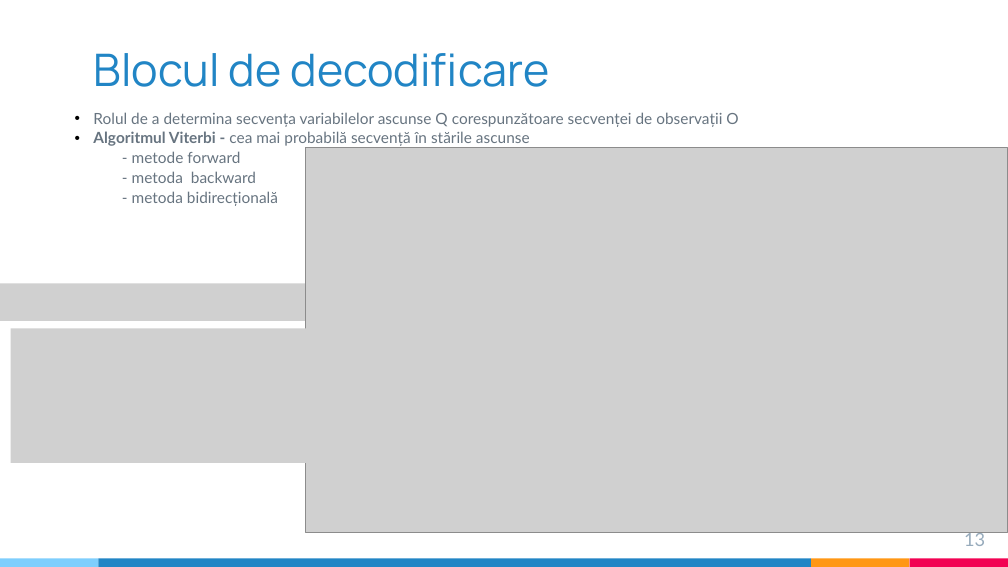
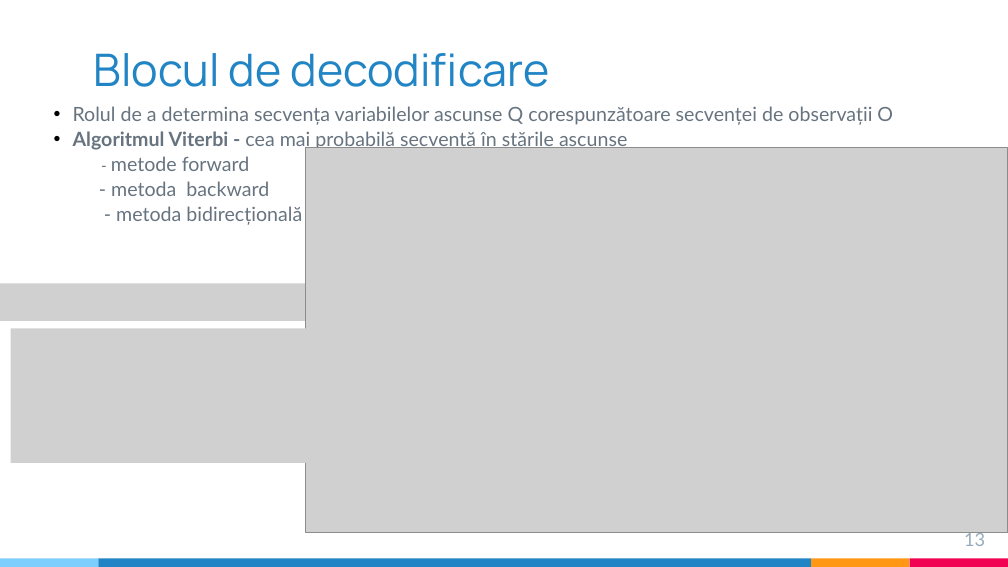
Before and after one commit to ST4NSB/part-of-speech-tagging, a slide deck: slide 13 of docs/pos_tagging_prezentare_Barbulescu.pptx. Drawn at 1008x567 pixels with LibreOffice and Linux fonts; fonts in the diff are those of the drawing; grey boxes stand for pictures. Boxes give left, top, right and bottom in pixels: in the first picture for what was removed or moved away, otherwise in the second. Text is boxed around its words. In the diff, an @@ line names an element or a change of style, - is before the commit and + after.

```diff
--- a/docs/pos_tagging_prezentare_Barbulescu.pptx
+++ b/docs/pos_tagging_prezentare_Barbulescu.pptx
@@ text "Rolul de a determina secvența ...": place and size @@
-text "Rolul de a determina secvența ..." at <box>93,112,738,206</box>
+text "Rolul de a determina secvența ..." at <box>73,106,893,225</box>
@@ text "Rolul de a determina secvența ..." at <box>73,106,893,225</box>: size 11 to 14 pt @@
```
Also in this commit, not shown: 11 other slides changed.
